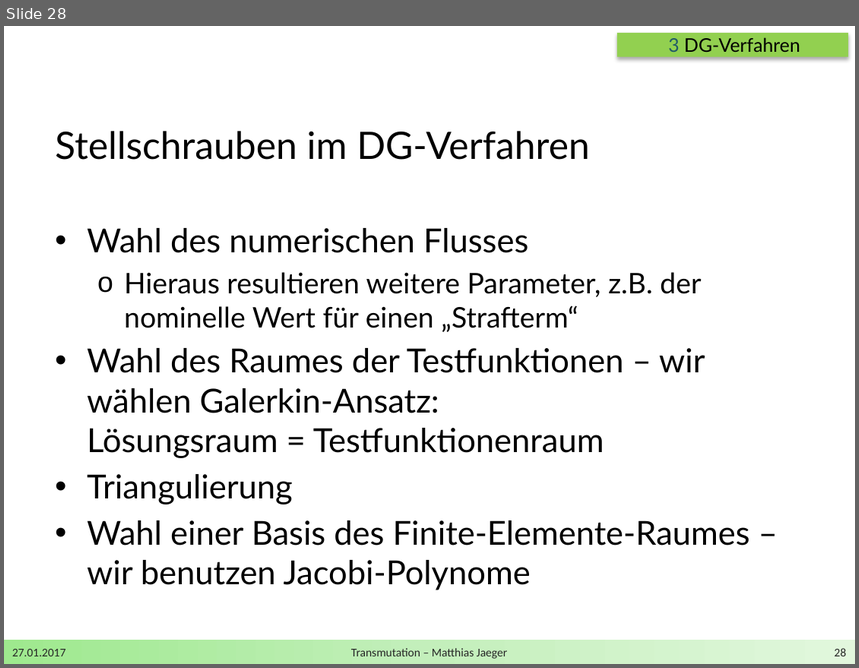
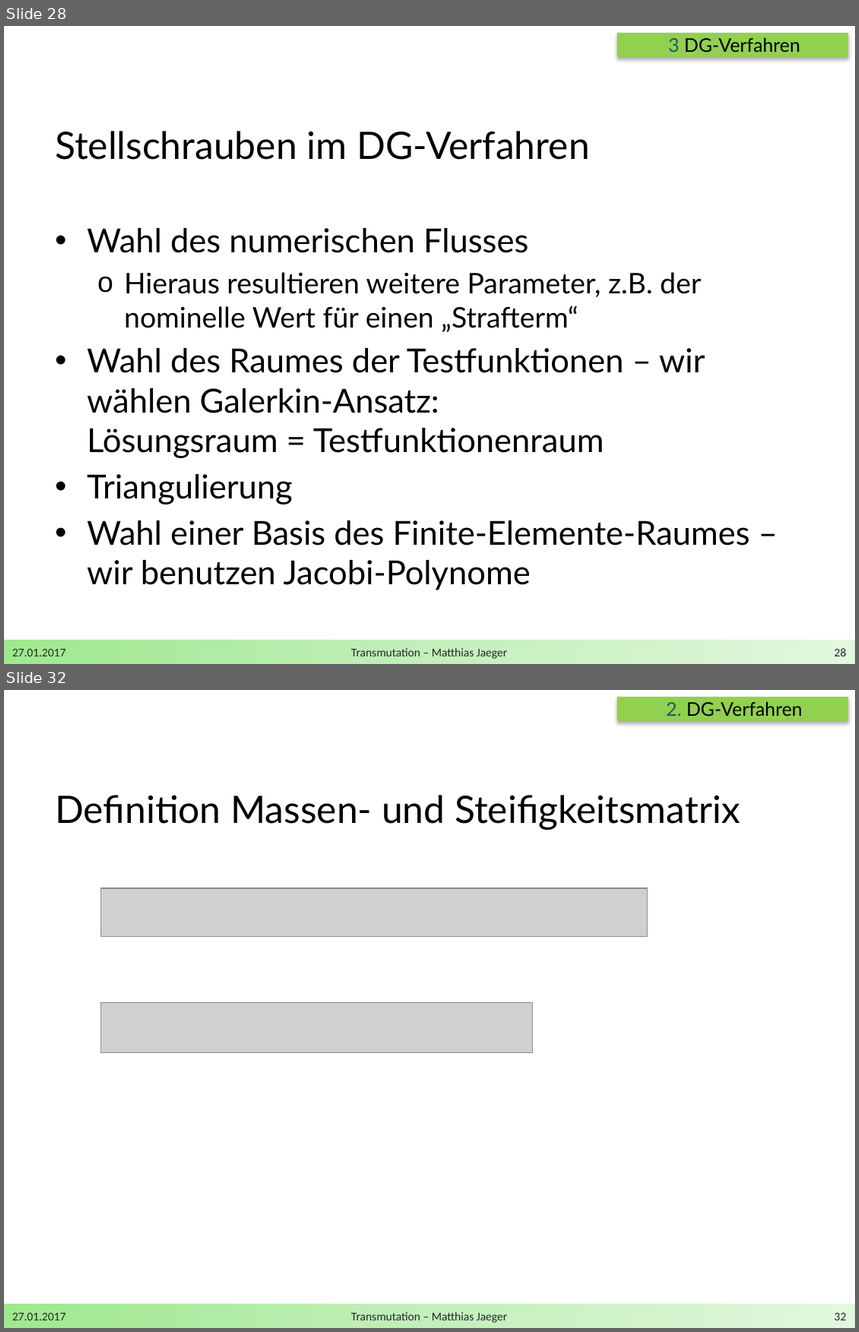
Before and after one commit to DerKleineGauss/Masterarbeit, a slide deck: Zwischenvortrag/Präsentation.pptx. Shown one above the other, each under a label of ours: slide 28 before the commit, slides 28 and 32 after it; the slides between them are not shown. The pictures are 859x668 and 859x1332 pixels, drawn with LibreOffice and Linux fonts; fonts in the diff are those of the drawing; grey boxes stand for pictures; background and template pictures are left out. Boxes give left, top, right and bottom in pixels: in the first picture for what was removed or moved away, otherwise in the second. Text is boxed around its words. In the diff, an @@ line names an element or a change of style, - is before the commit and + after.

```diff
--- a/Zwischenvortrag/Präsentation.pptx
+++ b/Zwischenvortrag/Präsentation.pptx
@@ slide 32 added at [4,690,855,1328], background #FFFFFF; not listed: 1 template element that a slide beside it also shows @@
@@ rectangle added at [617,697,848,721], fill #92D050 @@
@@ text added at [666,701,803,716], 16 pt, text #000000 @@
+2. DG-Verfahren
@@ text added at [55,795,740,830], 32 pt, text #000000 @@
+Definition Massen- und Steifigkeitsmatrix
@@ picture added at [101,888,648,937] @@
@@ picture added at [101,1002,533,1053] @@
@@ text added at [12,1313,66,1321], 10 pt, text #262626 @@
+27.01.2017
@@ text added at [351,1312,507,1323], 10 pt, text #262626 @@
+Transmutation – Matthias Jaeger
@@ page number added at [835,1313,847,1321], 10 pt, text #262626 @@
+32
```
Also in this commit, not shown: 3 slides changed, 4 other slides added, 50 other files.
